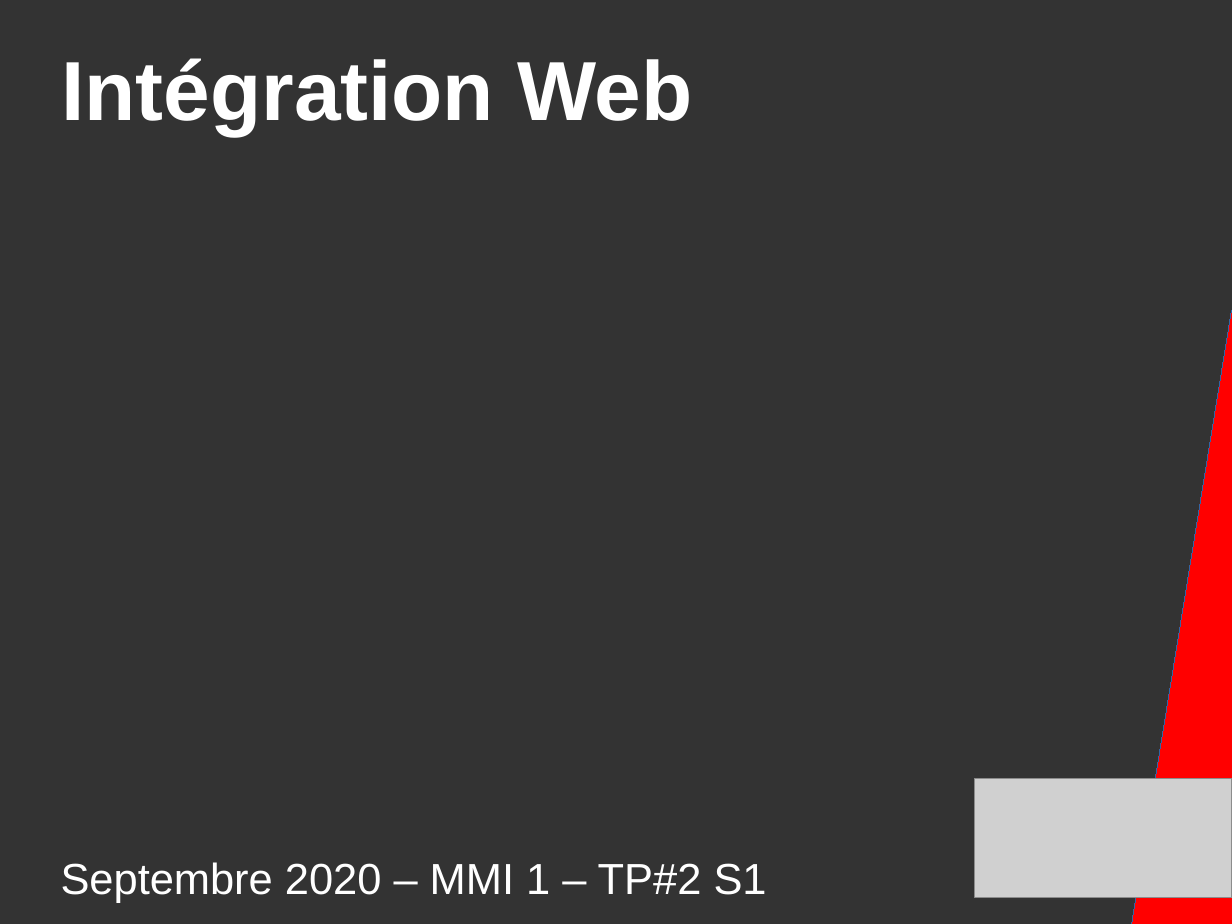
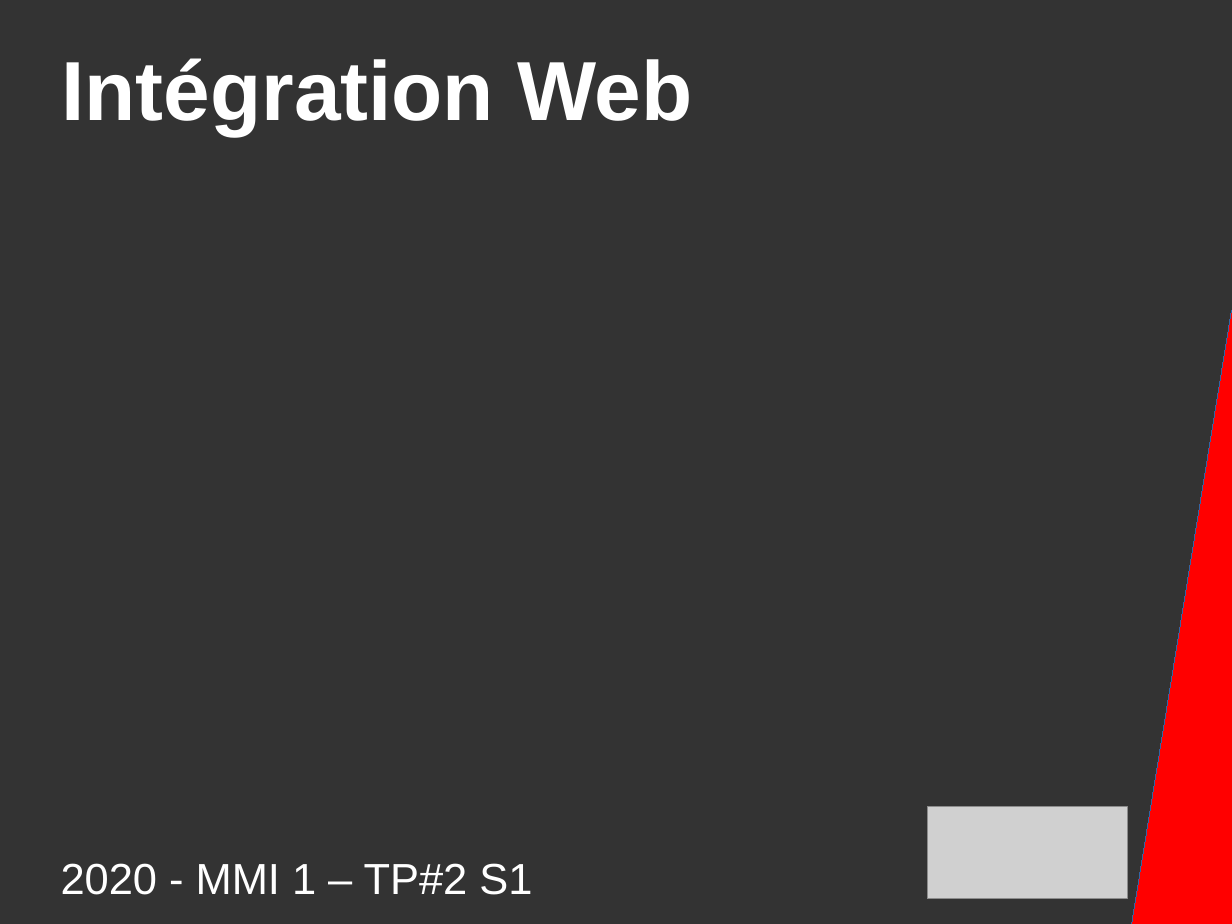
Before and after one commit to DanYellow/presentations, a slide deck: slide 1 of mmi/html/travaux-pratiques/numero-2/presentation.odp. Drawn at 1232x924 pixels with LibreOffice and Linux fonts; fonts in the diff are those of the drawing; grey boxes stand for pictures. Boxes give left, top, right and bottom in pixels: in the first picture for what was removed or moved away, otherwise in the second. Text is boxed around its words. In the diff, an @@ line names an element or a change of style, - is before the commit and + after.

```diff
--- a/mmi/html/travaux-pratiques/numero-2/presentation.odp
+++ b/mmi/html/travaux-pratiques/numero-2/presentation.odp
@@ picture: place and size @@
-picture at [975, 779, 1232, 898]
+picture at [928, 807, 1128, 899]
@@ title at [61, 863, 532, 895]: text changed @@
-Septembre 2020 – MMI 1 – TP#2 S1
+2020 - MMI 1 – TP#2 S1
```
Also in this commit, not shown: 7 other slides changed, 15 other files.
